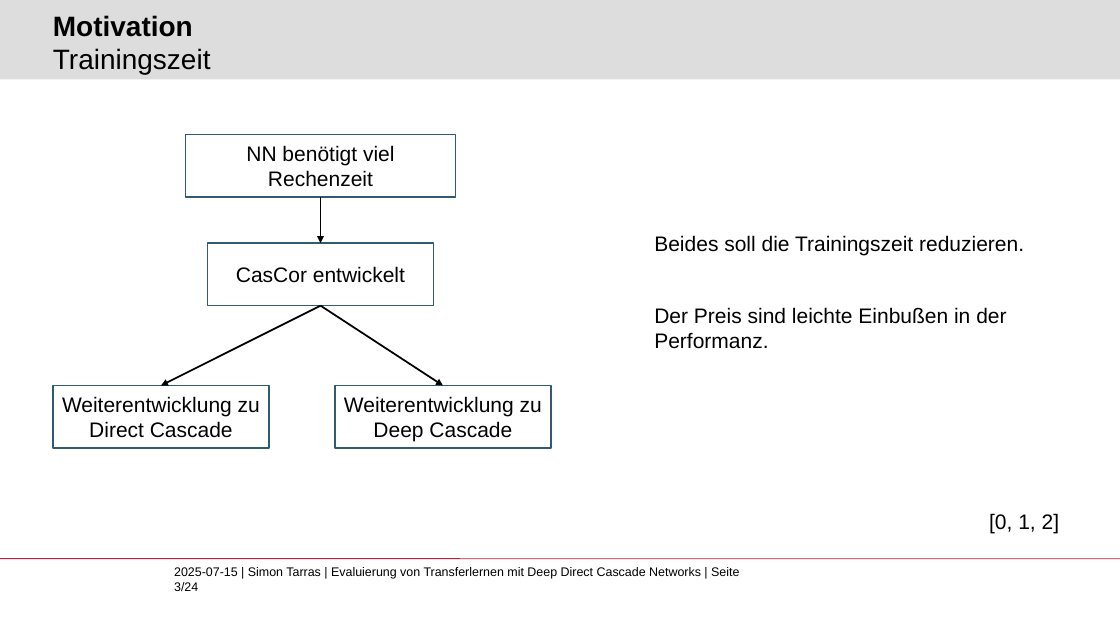
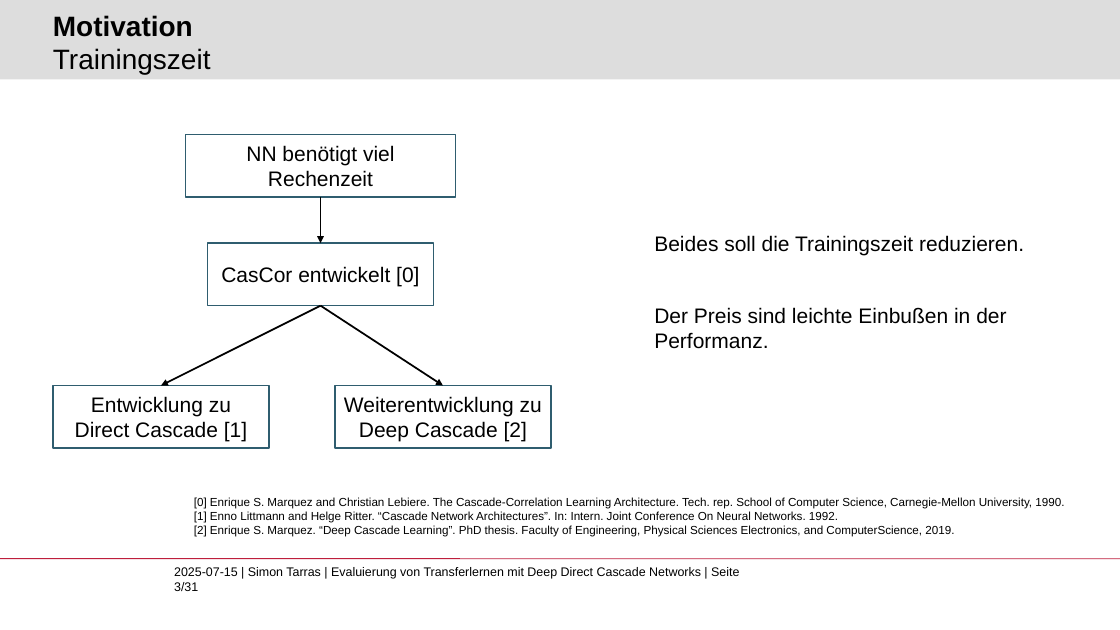
Before and after one commit to Lirras/BA_EvalTF_DDCN, a slide deck: slide 3 of BA_eval_TF.pptx. Drawn at 1120x630 pixels with LibreOffice and Linux fonts; fonts in the diff are those of the drawing; background and template pictures are left out. Boxes give left, top, right and bottom in pixels: in the first picture for what was removed or moved away, otherwise in the second. Text is boxed around its words. In the diff, an @@ line names an element or a change of style, - is before the commit and + after.

```diff
--- a/BA_eval_TF.pptx
+++ b/BA_eval_TF.pptx
@@ text in rectangle at [221, 266, 419, 287]: text changed @@
-CasCor entwickelt
+CasCor entwickelt [0]
@@ text in rectangle at [75, 396, 247, 442]: text changed @@
-Weiterentwicklung zu Direct Cascade
+Entwicklung zu Direct Cascade [1]
@@ text in rectangle at [359, 421, 527, 442]: text changed @@
-Deep Cascade
+Deep Cascade [2]
@@ text at [194, 497, 1064, 537]: text changed; size 18 to 10 pt @@
-[0, 1, 2]
+[0] Enrique S. Marquez and Christian Lebiere. The Cascade-Correlation Learning Architecture. Tech. rep. School of Computer Science, Carnegie-Mellon University, 1990.
+[1] Enno Littmann and Helge Ritter. “Cascade Network Architectures”. In: Intern. Joint Conference On Neural Networks. 1992.
+[2] Enrique S. Marquez. “Deep Cascade Learning”. PhD thesis. Faculty of Engineering, Physical Sciences Electronics, and ComputerScience, 2019.
@@ text at [174, 567, 739, 591]: text changed @@
-2025-07-15 | Simon Tarras | Evaluierung von Transferlernen mit Deep Direct Cascade Networks | Seite 3/24
+2025-07-15 | Simon Tarras | Evaluierung von Transferlernen mit Deep Direct Cascade Networks | Seite 3/31
```
Also in this commit, not shown: 15 other slides changed, 12 slides added, 4 slides removed.
